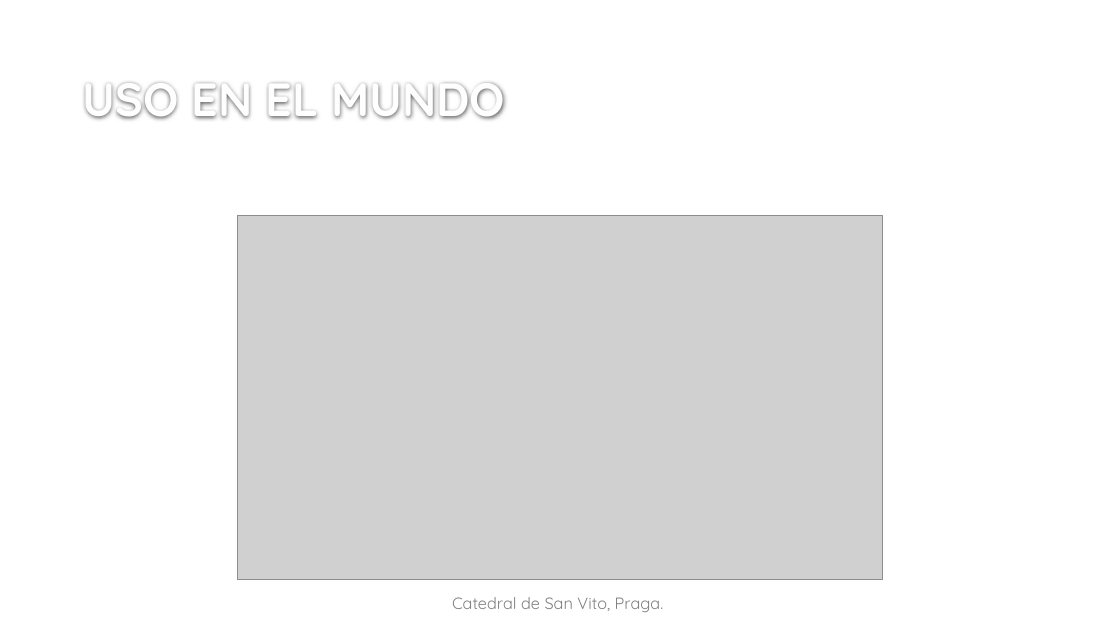
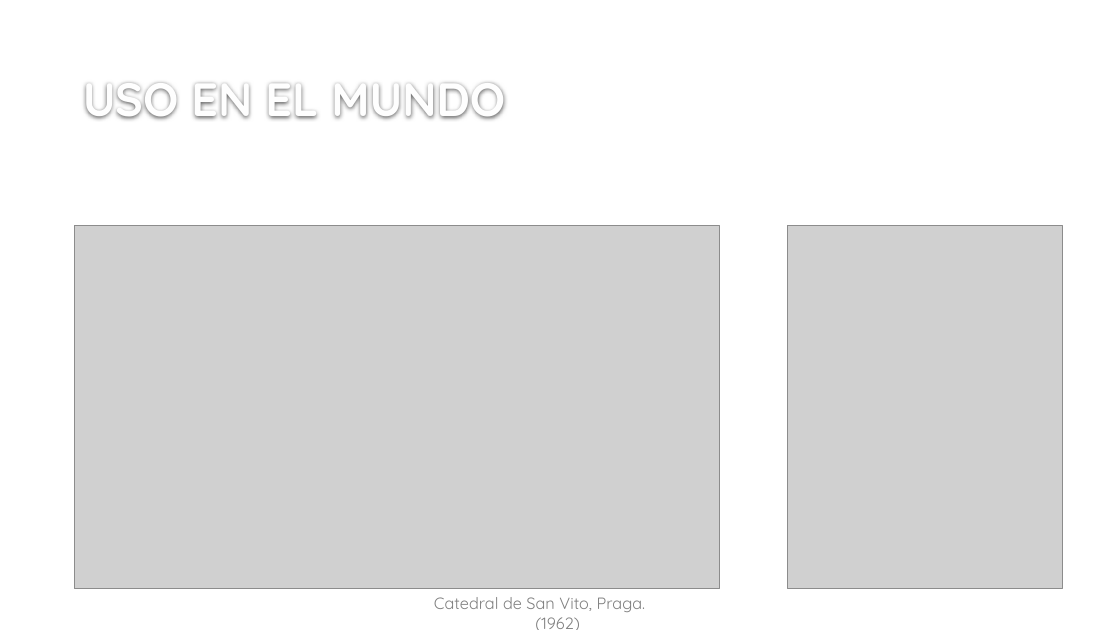
Before and after one commit to ppizarror/proyecto-CI6501, a slide deck: slide 18 of SISTEMAS CONSTRUCTIVOS EN ALBAÑILERIÁ.pptx (slide 16 before the commit). Drawn at 1120x630 pixels with LibreOffice and Linux fonts; fonts in the diff are those of the drawing; grey boxes stand for pictures; background and template pictures are left out. Boxes give left, top, right and bottom in pixels: in the first picture for what was removed or moved away, otherwise in the second. Text is boxed around its words. In the diff, an @@ line names an element or a change of style, - is before the commit and + after.

```diff
--- a/SISTEMAS CONSTRUCTIVOS EN ALBAÑILERIÁ.pptx
+++ b/SISTEMAS CONSTRUCTIVOS EN ALBAÑILERIÁ.pptx
@@ picture: place and size @@
-picture at [238, 216, 883, 580]
+picture at [75, 225, 720, 589]
@@ picture added at [788, 225, 1063, 589] @@
@@ text at [434, 597, 646, 630]: text changed @@
-Catedral de San Vito, Praga.
+Catedral de San Vito, Praga. (1962)
```
Also in this commit, not shown: 5 other slides changed, 2 slides added, 1 slide removed.
